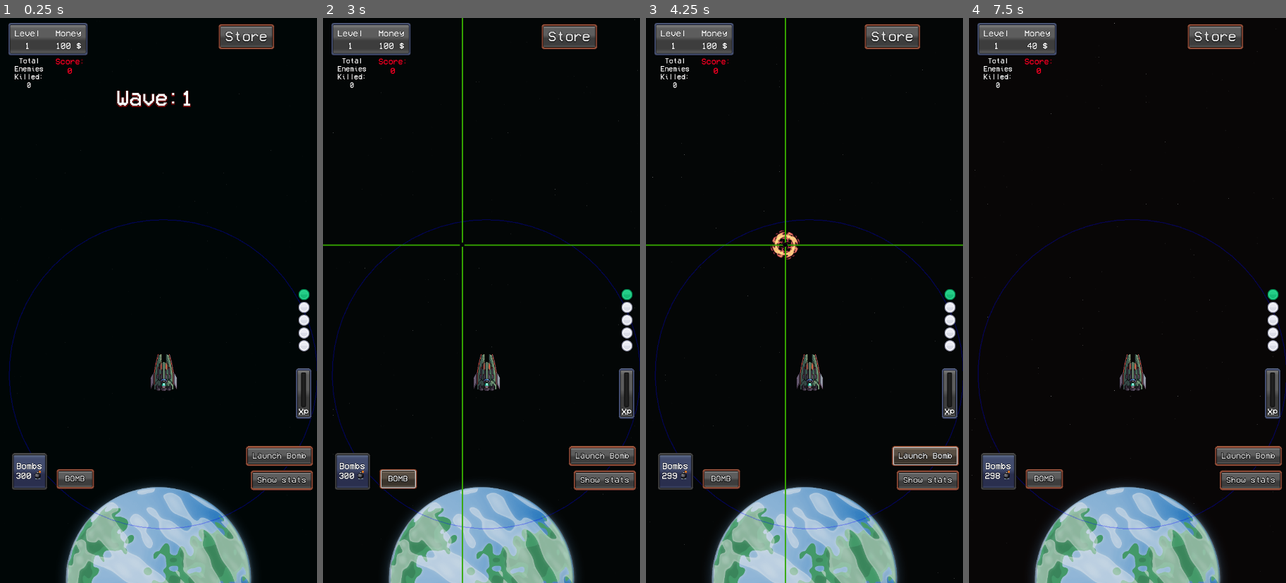
Above: before the commit, frames 1-4 (left to right).
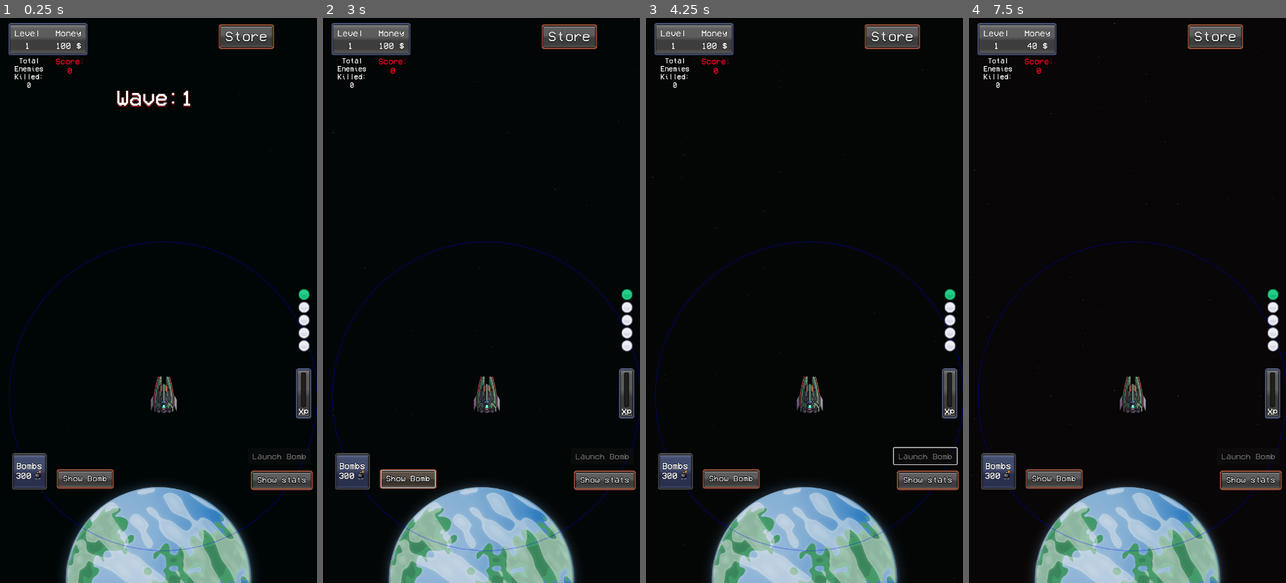
Above: after the commit, the same moments.

Repository: MauroCastro1705/mini_auto_battler
Game: Godot game, scene res://test/test-scene.tscn
Same seed, same stepped clock (60 frames per second), same inputs: the game is played once before the commit and once after it.
Inputs (mouse positions are in pixels of both pictures, inside the frame that each line leads up to):
- Up to frame 1 (0.25 s): no input
- Up to frame 2 (3 s): click "Show stats" at 0.5 s; click "Hide stats" at 1.25 s; click "BOMB" (after the commit: "Show Bomb") at 2 s; click "BOMB" (after the commit: "Cancel") at 2.75 s
- Up to frame 3 (4.25 s): click (924, 458) at 3.5 s, where only the run before the commit has a clickable "Launch Bomb"
- Up to frame 4 (7.5 s): click (1247, 458) at 4.25 s, where only the run before the commit has a clickable "Launch Bomb"; click "Store" at 5 s; click "Comprar" at 5.75 s; click "Buy!" at 6.5 s; click "Return" at 7.25 s

The runs differ from the first frame. In frame 1, 2.6% of the frame differs, in the area x 2-100%, y 35-95%; in frame 2, 3.3%; in frame 3, 3.5%, in the area x 0-100%, y 0-100%; in frame 4, 2.5%.

Commit message:
bomb logic

Diff:
--- a/character/player.gd
+++ b/character/player.gd
@@ -16,9 +16,12 @@
 	update_global() # Initial call
 	queue_redraw()
 	atk_timer.wait_time = Global.attack_cooldown
+	atk_timer.start()
 
 func update_global() -> void:
 	atk_timer.wait_time = Global.attack_cooldown
+	atk_timer.start()
+	print("atk cooldown:" , Global.attack_cooldown)
 	if atk_range.shape is CircleShape2D:
 		(atk_range.shape as CircleShape2D).radius = Global.atk_range
 
@@ -43,6 +46,7 @@
 		if dist < min_dist:
 			min_dist = dist
 			nearest = enemy
+
 	return nearest
 
 func remove_enemy(enemy: Node) -> void:
--- a/resources/bomb_1.gd
+++ b/resources/bomb_1.gd
@@ -1,27 +1,30 @@
 extends CharacterBody2D
-
 
 var damage:int = 10
 @onready var sprite: AnimatedSprite2D = $AnimatedSprite2D
 @onready var sprite_collision: CollisionShape2D = $explosion_area/CollisionShape2D
 @onready var bomb_reticule: Node2D = %bomb_reticule
 @onready var show_bomb: Button = $CanvasLayer/show_bomb
-@onready var launch_boomb: Button = $CanvasLayer/launch_boomb
-
+@onready var launch_boomb: Button = $CanvasLayer/launch_boomb  # ojo al nombre en la escena
 
 var speed:float = 400.0
 
 # --- Controles táctiles ---
 var _is_touching := false
 var _touch_pos: Vector2 = Vector2.ZERO
-var _deadzone_px := 12.0  # evita “temblequeo” cuando el dedo está casi encima
+var _deadzone_px := 12.0
+
+# --- NUEVO: estado de apuntado ---
+var is_aiming := false
 
 func _ready() -> void:
 	sprite.hide()
 	bomb_reticule.hide()
+	# Al inicio no podés lanzar hasta mostrar la retícula
+	launch_boomb.disabled = true
+	update_bomb_ui()
 
 func _input(event: InputEvent) -> void:
-	# Pulsa pantalla
 	if event is InputEventScreenTouch:
 		var st := event as InputEventScreenTouch
 		if st.pressed:
@@ -31,41 +34,53 @@
 			_is_touching = false
 			velocity = Vector2.ZERO
 
-	elif event is InputEventScreenDrag:# Arrastra dedo
+	elif event is InputEventScreenDrag:
 		var sd := event as InputEventScreenDrag
 		_is_touching = true
 		_touch_pos = sd.position
 
 func _physics_process(_delta: float) -> void:
-	# Disparo/bomba: mantené el mapeo de "shoot" en Input Map o botón UI
-	if Input.is_action_just_pressed("shoot"):
-		explode()
+	# Si querés permitir teclado/acción para lanzar, solo cuando está apuntando:
+	if Input.is_action_just_pressed("shoot") and is_aiming:
+		_attempt_launch()
 
 	get_input()
 	move_and_slide()
 
 func update_bomb_ui():
 	if Global.player_bombs < 1:
-		launch_boomb.text = "no bombs left"
+		launch_boomb.text = "No bombs left"
+		launch_boomb.disabled = true
 	else:
 		launch_boomb.text = "Launch Bomb"
+		# Solo habilitar si estamos apuntando
+		launch_boomb.disabled = not is_aiming
 
+	# Botón de mostrar/ocultar retícula
+	show_bomb.text = "Cancel" if is_aiming else "Show Bomb"
 
 func get_input() -> void:
 	if _is_touching:
-		# Mover hacia la posición del dedo
 		var to_finger := (_touch_pos - global_position)
-		if to_finger.length() > _deadzone_px:
-			velocity = to_finger.normalized() * speed
-		else:
-			velocity = Vector2.ZERO
+		velocity = to_finger.normalized() * speed if to_finger.length() > _deadzone_px else Vector2.ZERO
 	else:
-		# Teclado / gamepad (PC)
 		var input_direction := Input.get_vector("izq", "der", "arriba", "abajo")
 		velocity = input_direction * speed
 
+# ------------------ LÓGICA BOMBA ------------------
+
+# Lanza la bomba SOLO si estamos apuntando y hay bombas
+func _attempt_launch() -> void:
+	if not is_aiming:
+		print("No estás apuntando: primero presiona Show Bomb.")
+		return
+	if Global.player_bombs < 1:
+		print("No hay bombas disponibles.")
+		return
+	explode()
+
 func explode() -> void:
-	update_bomb_ui()
+	# Seguridad extra
 	if Global.player_bombs < 1:
 		print("no hay bombas disponibles")
 		speed = 400
@@ -84,6 +99,11 @@
 		if body.has_method("take_damage"):
 			body.take_damage(damage)
 
+	# Salimos de modo apuntado y actualizamos UI
+	is_aiming = false
+	bomb_reticule.hide()
+	update_bomb_ui()
+
 func set_bomb_params() -> void:
 	sprite.scale = Global.player_bomb_size
 	sprite_collision.scale = Global.player_bomb_size
@@ -92,12 +112,27 @@
 func _on_animated_sprite_2d_animation_finished() -> void:
 	sprite.hide()
 	speed = 400
-	bomb_reticule.hide()
+	# La retícula ya se ocultó en explode(); no repetir.
 
+# --------- HANDLERS DE BOTONES ---------
 
+# Mostrar/ocultar retícula y armar/desarmar lanzamiento
 func _on_button_pressed() -> void:
-	bomb_reticule.show()
-
+	# Este es el handler de show_bomb
+	if is_aiming:
+		# Cancelar apuntado
+		is_aiming = false
+		bomb_reticule.hide()
+	else:
+		# Entrar en modo apuntado solo si hay bombas
+		if Global.player_bombs < 1:
+			print("No hay bombas para apuntar.")
+			is_aiming = false
+			bomb_reticule.hide()
+		else:
+			is_aiming = true
+			bomb_reticule.show()
+	update_bomb_ui()
 
 func _on_launch_boomb_pressed() -> void:
-	explode()
+	_attempt_launch()
--- a/resources/stat_tittle_black.tres
+++ b/resources/stat_tittle_black.tres
@@ -4,6 +4,7 @@
 
 [resource]
 font = ExtResource("1_tenfq")
-font_size = 22
-font_color = Color(0, 0, 0, 1)
-outline_size = 1
+font_size = 24
+font_color = Color(0.788109, 0.330761, 0, 1)
+outline_size = 2
+outline_color = Color(0, 0, 0, 1)
--- a/test/test-scene.tscn
+++ b/test/test-scene.tscn
@@ -63,7 +63,7 @@
 metadata/_edit_lock_ = true
 
 [node name="Player" parent="." instance=ExtResource("1_5d1lj")]
-position = Vector2(371, 807)
+position = Vector2(371, 857)
 rotation = -1.57079
 
 [node name="focal_point" type="Marker2D" parent="."]
--- a/ui/main_box/main_ui.tscn
+++ b/ui/main_box/main_ui.tscn
@@ -55,10 +55,10 @@
 
 [node name="exp" type="MarginContainer" parent="BoxContainer/MarginContainer/VBoxContainer/stats"]
 layout_mode = 2
-theme_override_constants/margin_left = 15
-theme_override_constants/margin_top = 15
-theme_override_constants/margin_right = 15
-theme_override_constants/margin_bottom = 10
+theme_override_constants/margin_left = 8
+theme_override_constants/margin_top = 8
+theme_override_constants/margin_right = 8
+theme_override_constants/margin_bottom = 8
 
 [node name="VBoxContainer" type="VBoxContainer" parent="BoxContainer/MarginContainer/VBoxContainer/stats/exp"]
 layout_mode = 2
@@ -83,10 +83,10 @@
 
 [node name="atk_speed" type="MarginContainer" parent="BoxContainer/MarginContainer/VBoxContainer/stats"]
 layout_mode = 2
-theme_override_constants/margin_left = 15
-theme_override_constants/margin_top = 15
-theme_override_constants/margin_right = 15
-theme_override_constants/margin_bottom = 10
+theme_override_constants/margin_left = 8
+theme_override_constants/margin_top = 8
+theme_override_constants/margin_right = 8
+theme_override_constants/margin_bottom = 8
 
 [node name="VBoxContainer" type="VBoxContainer" parent="BoxContainer/MarginContainer/VBoxContainer/stats/atk_speed"]
 layout_mode = 2
@@ -111,10 +111,10 @@
 
 [node name="atk_dmg" type="MarginContainer" parent="BoxContainer/MarginContainer/VBoxContainer/stats"]
 layout_mode = 2
-theme_override_constants/margin_left = 15
-theme_override_constants/margin_top = 15
-theme_override_constants/margin_right = 15
-theme_override_constants/margin_bottom = 10
+theme_override_constants/margin_left = 8
+theme_override_constants/margin_top = 8
+theme_override_constants/margin_right = 8
+theme_override_constants/margin_bottom = 8
 
 [node name="VBoxContainer" type="VBoxContainer" parent="BoxContainer/MarginContainer/VBoxContainer/stats/atk_dmg"]
 layout_mode = 2
@@ -138,10 +138,10 @@
 
 [node name="atk_range" type="MarginContainer" parent="BoxContainer/MarginContainer/VBoxContainer/stats"]
 layout_mode = 2
-theme_override_constants/margin_left = 15
-theme_override_constants/margin_top = 15
-theme_override_constants/margin_right = 15
-theme_override_constants/margin_bottom = 10
+theme_override_constants/margin_left = 8
+theme_override_constants/margin_top = 8
+theme_override_constants/margin_right = 8
+theme_override_constants/margin_bottom = 8
 
 [node name="VBoxContainer" type="VBoxContainer" parent="BoxContainer/MarginContainer/VBoxContainer/stats/atk_range"]
 layout_mode = 2
@@ -165,10 +165,10 @@
 
 [node name="enemy_level" type="MarginContainer" parent="BoxContainer/MarginContainer/VBoxContainer/stats"]
 layout_mode = 2
-theme_override_constants/margin_left = 15
-theme_override_constants/margin_top = 15
-theme_override_constants/margin_right = 15
-theme_override_constants/margin_bottom = 10
+theme_override_constants/margin_left = 8
+theme_override_constants/margin_top = 8
+theme_override_constants/margin_right = 8
+theme_override_constants/margin_bottom = 8
 
 [node name="VBoxContainer" type="VBoxContainer" parent="BoxContainer/MarginContainer/VBoxContainer/stats/enemy_level"]
 layout_mode = 2
@@ -198,9 +198,9 @@
 
 [node name="wave" type="MarginContainer" parent="BoxContainer/MarginContainer/VBoxContainer/stats2"]
 layout_mode = 2
-theme_override_constants/margin_left = 15
+theme_override_constants/margin_left = 8
 theme_override_constants/margin_top = 1
-theme_override_constants/margin_right = 15
+theme_override_constants/margin_right = 8
 theme_override_constants/margin_bottom = 15
 
 [node name="VBoxContainer" type="VBoxContainer" parent="BoxContainer/MarginContainer/VBoxContainer/stats2/wave"]
@@ -225,9 +225,9 @@
 
 [node name="enemigos_restantes" type="MarginContainer" parent="BoxContainer/MarginContainer/VBoxContainer/stats2"]
 layout_mode = 2
-theme_override_constants/margin_left = 15
+theme_override_constants/margin_left = 8
 theme_override_constants/margin_top = 1
-theme_override_constants/margin_right = 15
+theme_override_constants/margin_right = 8
 theme_override_constants/margin_bottom = 15
 
 [node name="VBoxContainer" type="VBoxContainer" parent="BoxContainer/MarginContainer/VBoxContainer/stats2/enemigos_restantes"]
@@ -253,9 +253,9 @@
 
 [node name="dificulty" type="MarginContainer" parent="BoxContainer/MarginContainer/VBoxContainer/stats2"]
 layout_mode = 2
-theme_override_constants/margin_left = 15
+theme_override_constants/margin_left = 8
 theme_override_constants/margin_top = 1
-theme_override_constants/margin_right = 15
+theme_override_constants/margin_right = 8
 theme_override_constants/margin_bottom = 15
 
 [node name="VBoxContainer" type="VBoxContainer" parent="BoxContainer/MarginContainer/VBoxContainer/stats2/dificulty"]
--- a/ui/upgrade-menu/upgrade_buttons/atk speed/stat_atk_spd.gd
+++ b/ui/upgrade-menu/upgrade_buttons/atk speed/stat_atk_spd.gd
@@ -14,7 +14,7 @@
 # --- Estado ---
 var level: int = 1
 # --- Balance/config ---
-const BASE_COOLDOWN := 1.0        # segundos por disparo base (1.0 -> 1 SPS base)
+const BASE_COOLDOWN := 1.0 / 0.7 # segundos por disparo base (1.0 -> 1 SPS base)
 const MIN_COOLDOWN := 0.15        # seguridad: nunca menos de esto (≈6.66 SPS)
 const BONUS_CAP := 0.60           # cap total de reducción de cooldown: 60%
 const BONUS_K := 0.35             # rapidez para acercarse al cap (sube => mejoras fuertes al principio)
